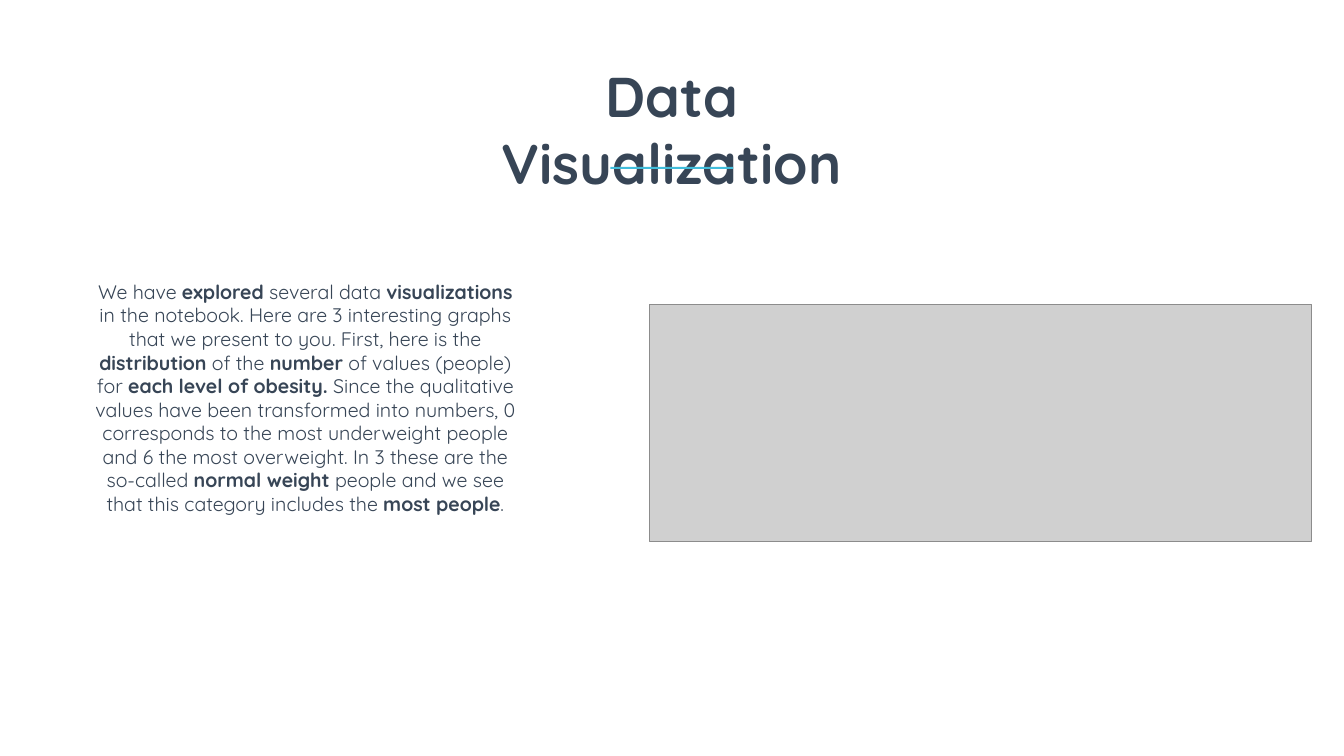
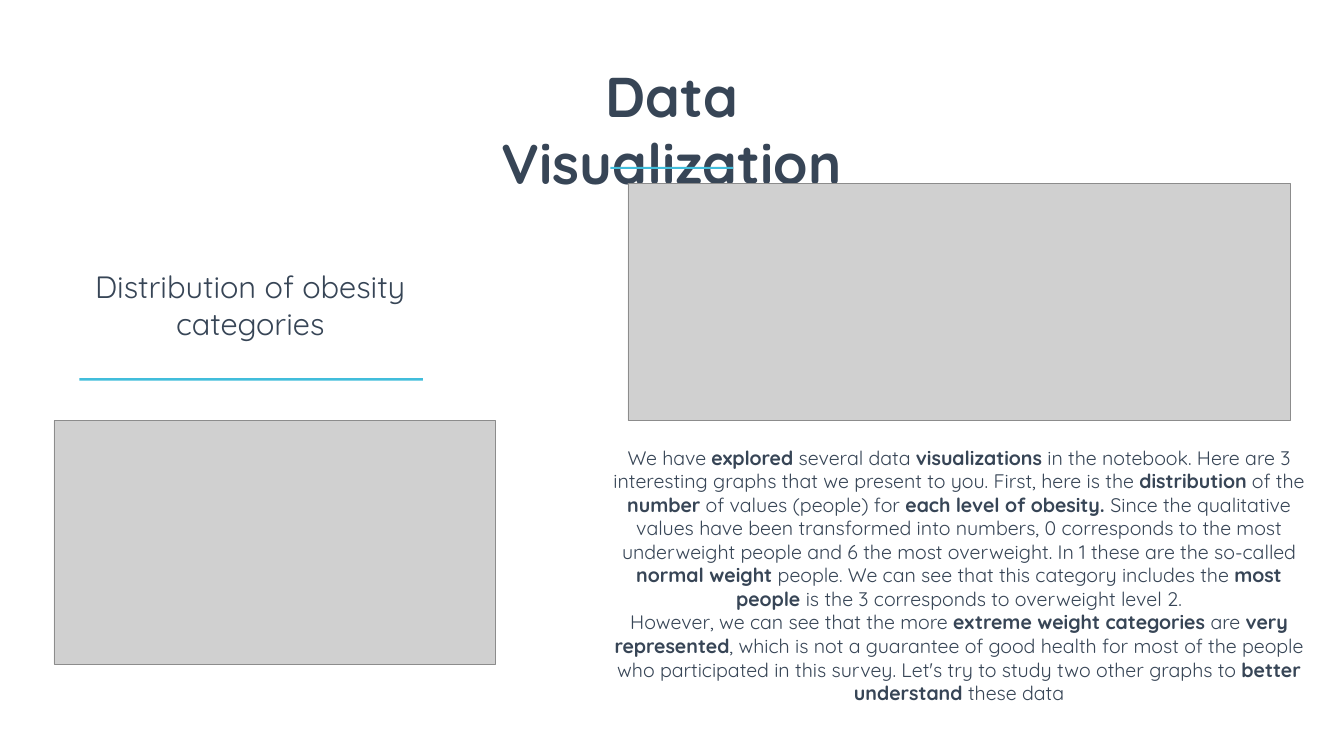
Before and after one commit to Aursen/ObesityAnalysis, a slide deck: slide 4 of Report.pptx. Drawn at 1344x756 pixels with LibreOffice and Linux fonts; fonts in the diff are those of the drawing; grey boxes stand for pictures. Boxes give left, top, right and bottom in pixels: in the first picture for what was removed or moved away, otherwise in the second. Text is boxed around its words. In the diff, an @@ line names an element or a change of style, - is before the commit and + after.

```diff
--- a/Report.pptx
+++ b/Report.pptx
@@ picture: place and size @@
-picture at (649, 304, 1311, 542)
+picture at (628, 183, 1290, 421)
@@ text added at (95, 275, 405, 341), 44 pt, text #374556 @@
+Distribution of obesity categories
@@ rectangle added at (80, 378, 423, 380), fill #41BDDB @@
@@ picture added at (54, 420, 495, 664) @@
@@ text at (613, 450, 1305, 700): text changed @@
-We have explored several data visualizations in the notebook. Here are 3 interesting graphs that we present to you. First, here is the distribution of the number of values (people) for each level of obesity. Since the qualitative values have been transformed into numbers, 0 corresponds to the most underweight people and 6 the most overweight. In 3 these are the so-called normal weight people and we see that this category includes the most people.
+We have explored several data visualizations in the notebook. Here are 3 interesting graphs that we present to you. First, here is the distribution of the number of values (people) for each level of obesity. Since the qualitative values have been transformed into numbers, 0 corresponds to the most underweight people and 6 the most overweight. In 1 these are the so-called normal weight people. We can see that this category includes the most people is the 3 corresponds to overweight level 2.
+However, we can see that the more extreme weight categories are very represented, which is not a guarantee of good health for most of the people who participated in this survey. Let's try to study two other graphs to better understand these data
```
Also in this commit, not shown: 5 slides added, 3 slides removed, 1 other file.
